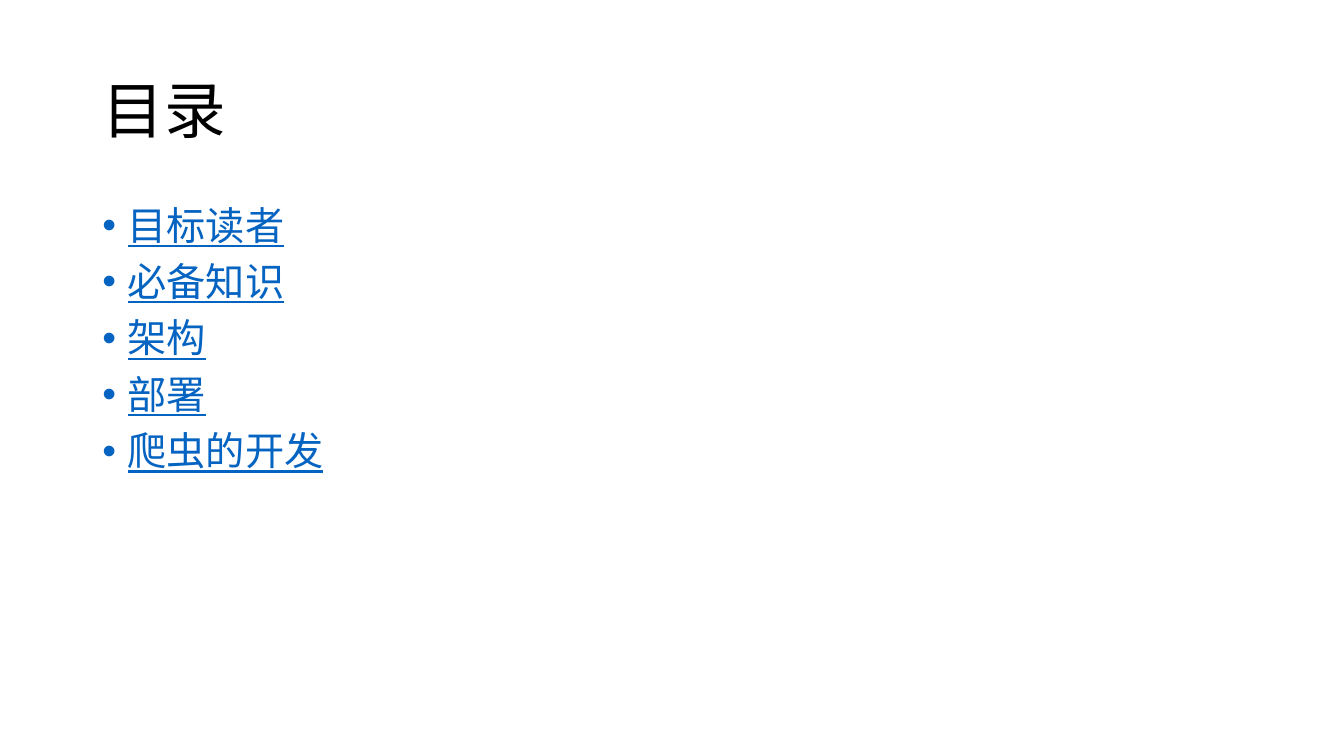
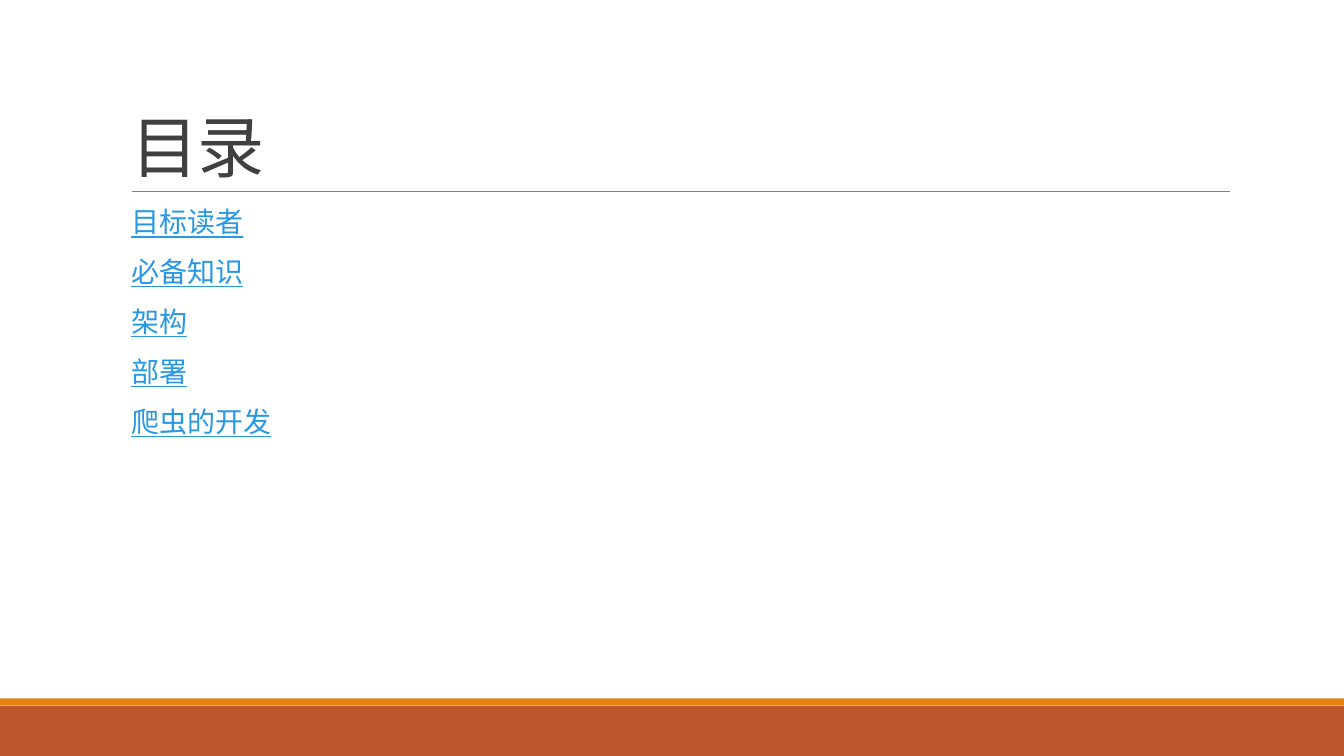
Before and after one commit to xcctbys/clawer, a slide deck: slide 2 of docs/Cloud_Clawer_Of_Princetechs.pptx. Drawn at 1344x756 pixels with LibreOffice and Linux fonts; fonts in the diff are those of the drawing. Boxes give left, top, right and bottom in pixels: in the first picture for what was removed or moved away, otherwise in the second. Text is boxed around its words. In the diff, an @@ line names an element or a change of style, - is before the commit and + after.

```diff
--- a/docs/Cloud_Clawer_Of_Princetechs.pptx
+++ b/docs/Cloud_Clawer_Of_Princetechs.pptx
@@ title "目录": place and size @@
-title "目录" at box(102, 84, 225, 138)
+title "目录" at box(131, 119, 265, 178)
@@ title "目录" at box(131, 119, 265, 178): size 44 to 48 pt, font Noto Sans CJK SC to Calibri, text colour #000000 to #404040, letter spacing 0 to -0.5 pt; line spacing 0.9 to 0.85; vertical alignment middle to bottom @@
@@ text "目标读者" at box(131, 208, 271, 437): size 28 to 20 pt, font Noto Sans CJK SC to Calibri, text colour #0563C1 to #2998E3; bullet • to  ; more space between paragraphs @@
@@ line added from (132, 192) to (1231, 192), #808080 0.5 pt @@
@@ rectangle added at box(0, 706, 1344, 756), fill #BD582C @@
@@ rectangle added at box(0, 699, 1344, 706), fill #E48312 @@
```
Also in this commit, not shown: 14 other slides changed.
